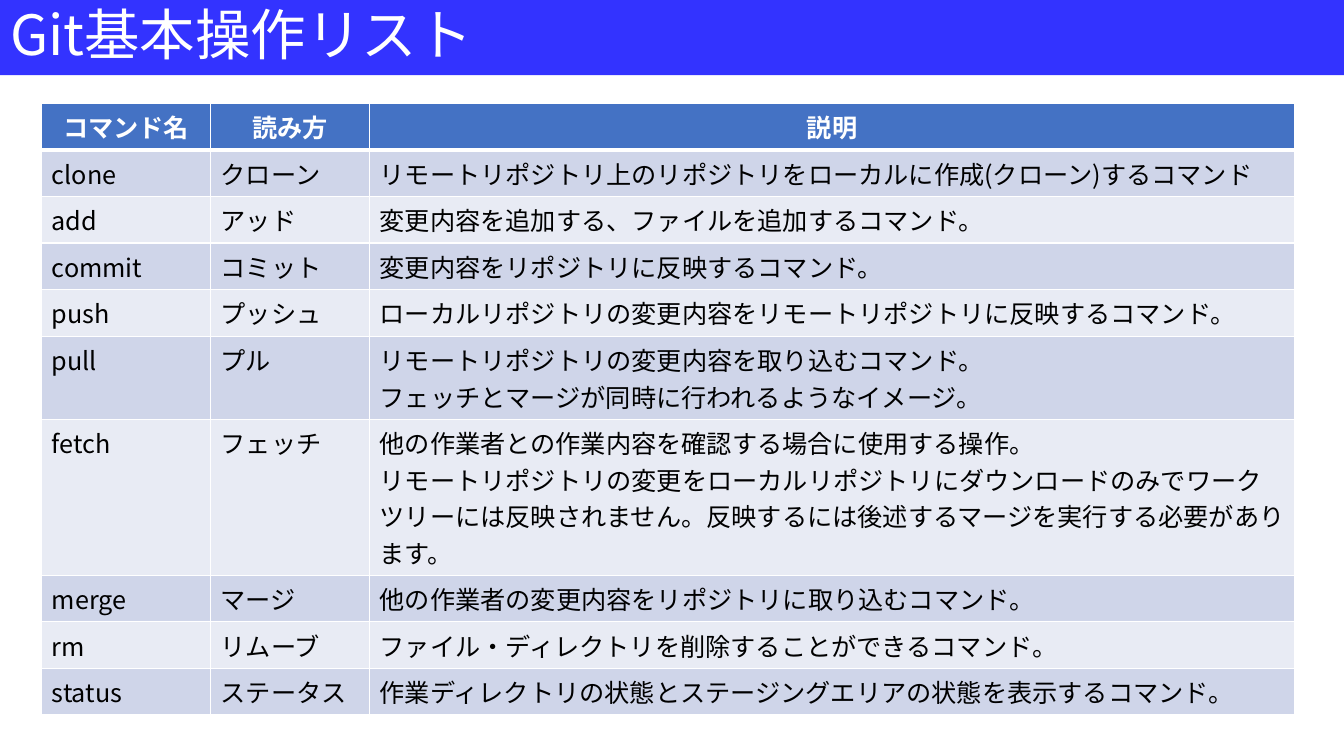
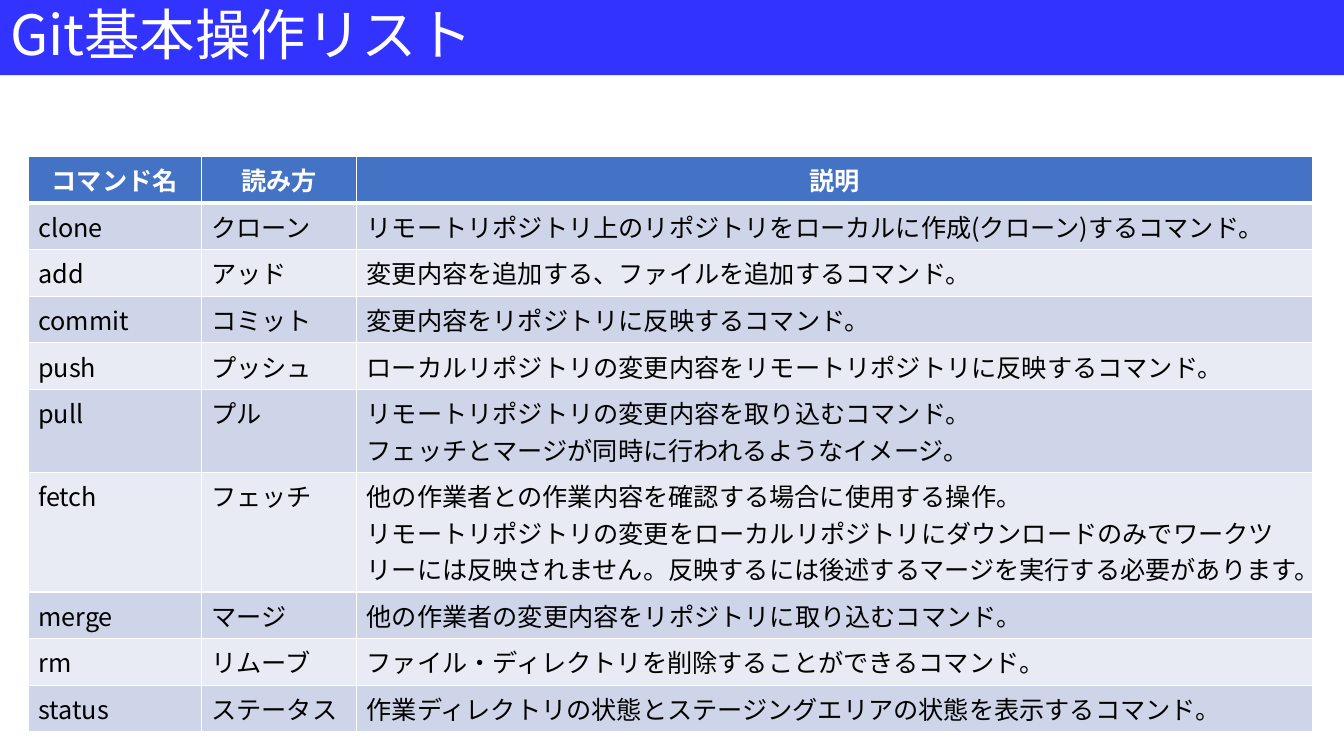
Before and after one commit to Kazu23-dot/Document, a slide deck: slide 1 of Git基本操作一覧.pptx. Drawn at 1344x756 pixels with LibreOffice and Linux fonts; fonts in the diff are those of the drawing. Boxes give left, top, right and bottom in pixels: in the first picture for what was removed or moved away, otherwise in the second. Text is boxed around its words. In the diff, an @@ line names an element or a change of style, - is before the commit and + after.

```diff
--- a/Git基本操作一覧.pptx
+++ b/Git基本操作一覧.pptx
@@ table at <box>28,156,1314,725</box> @@
-row 2, column 3: リモートリポジトリ上のリポジトリをローカルに作成(クローン)するコマンド
+row 2, column 3: リモートリポジトリ上のリポジトリをローカルに作成(クローン)するコマンド。
@@ table: place and size @@
-table at <box>41,103,1296,708</box>
+table at <box>28,156,1314,725</box>
```
Also in this commit, not shown: 1 other slide changed.
